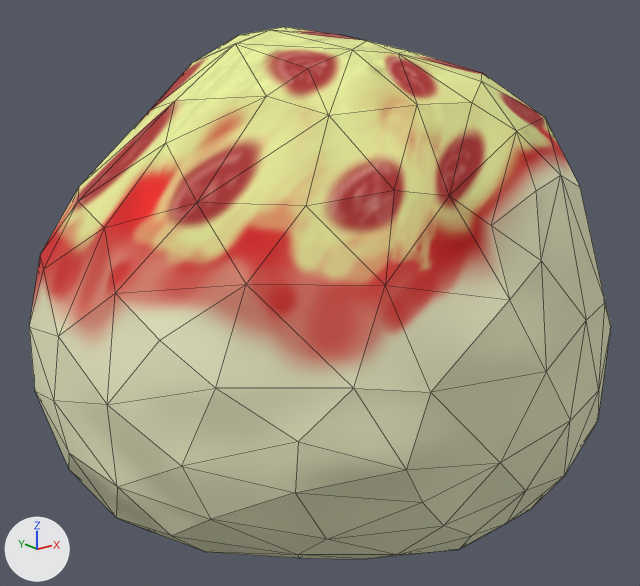
The Blender file blender/objetos/Pizza/pizza.blend, before and after one commit.
Rendered twice from a camera (50 mm lens) standing at (-0.282, -0.348, 0.263) and looking at (-0.004, -0.001, 0.124). Arrows for +X, +Y and +Z are at lower left; the lights stay in place. Mesh edges are drawn as thin lines.

In view in the first picture: 'Flat'.
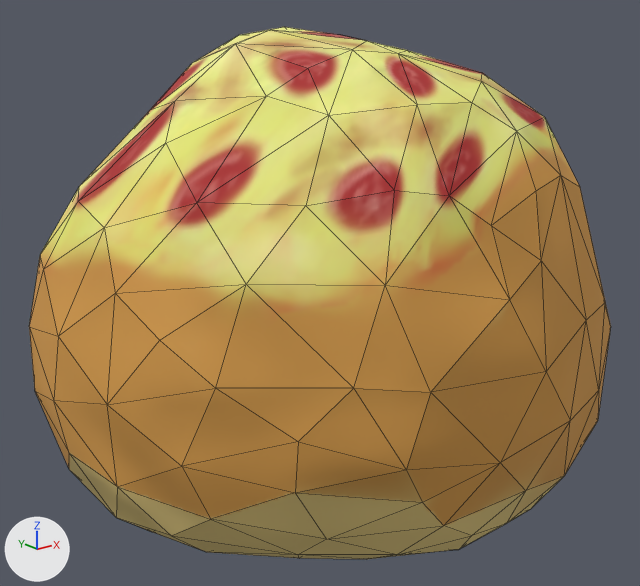
Location of each change, [x1, y1, x2, y2] in pixels of the pictures (640 x 586 px):
'Flat', surface changed (beige to brown): [29, 28, 611, 559] in both

The change, as a list of edits to the scene's bpy script:
```text
Add img_pizzapepperonibaked_png:
    img_pizzapepperonibaked_png = load_image('PizzaPepperoniBaked.png', 'PizzaPepperoniBaked.png', 512, 512, 'sRGB')
Change mat_pizzamat:
    remove n4 = _N.new('ShaderNodeTexImage'); n4.name = 'Image Texture.004'
    remove n4.image = img_pizzapepperoni_png
    add n5 = _N.new('ShaderNodeTexImage'); n5.name = 'Image Texture.006'
    add n5.image = img_pizzapepperonibaked_png
    where n1 = _N.new('ShaderNodeBsdfPrincipled'); n1.name = 'Principled BSDF'
    remove _L.new(n4.outputs[0], n1.inputs[0])  # 'Color' to 'Base Color'
    add _L.new(n5.outputs[0], n1.inputs[0])  # 'Color' to 'Base Color'
```
